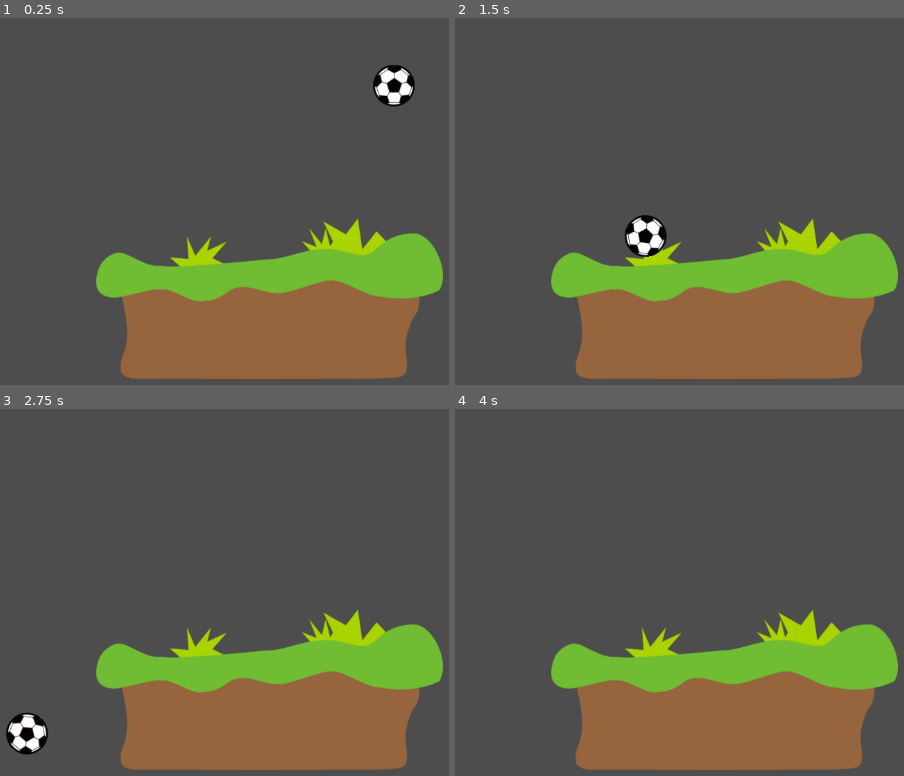
Above: before the commit, frames 1-4 (two rows, left to right).
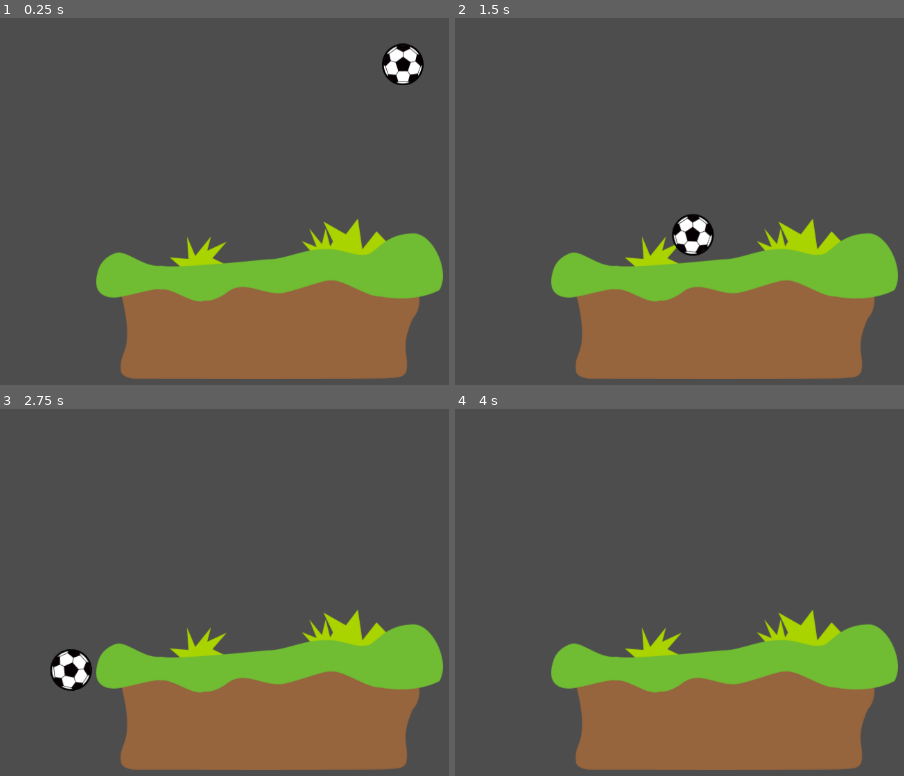
Above: after the commit, the same moments.

Repository: zenvoid-studio/first-contact
Game: Godot game, scene res://scene1.tscn
Two runs of this game, one before a commit and one after it. Both use one fixed random seed, a clock stepped at 60 frames per second and the inputs below.
Inputs:
- Up to frame 1 (0.25 s): no input
- Up to frame 2 (1.5 s): no input
- Up to frame 3 (2.75 s): no input
- Up to frame 4 (4 s): tap Enter at 3.5 s

The runs differ from the first frame. In frame 1, 1.3% of the frame differs, in the area x 83-95%, y 6-25%; in frame 2, 1.6%, in the area x 37-58%, y 53-66%; in frame 3, 1.6%; in frame 4, nothing differs.

Commit message:
Update for Godot v4 alpha 16

Diff:
--- a/game4/project.godot
+++ b/game4/project.godot
@@ -15,8 +15,8 @@
 
 config/name="First Contact"
 run/main_scene="res://scene1.tscn"
+config/features=PackedStringArray("4.0")
 config/icon="res://icon.png"
-config/features=PackedStringArray("4.0")
 
 [rendering]
 
--- a/game4/scene1.tscn
+++ b/game4/scene1.tscn
@@ -1,40 +1,36 @@
-[gd_scene load_steps=5 format=3 uid="uid://c7yx1dwuoyaix"]
+[gd_scene load_steps=5 format=3 uid="uid://omdydgh6sgcp"]
 
-[ext_resource type="Texture2D" uid="uid://8mjwiukt0vhr" path="res://platform.png" id="1"]
-[ext_resource type="Texture2D" uid="uid://cy7pwdrnn3ioi" path="res://ball.png" id="2"]
+[ext_resource type="Texture2D" uid="uid://dcm48sytbl884" path="res://platform.png" id="1"]
+[ext_resource type="Texture2D" uid="uid://cq8xh3y8pr65v" path="res://ball.png" id="2"]
 
 [sub_resource type="PhysicsMaterial" id="1"]
 friction = 0.5
-bounce = 0.7
+bounce = 0.6
 
 [sub_resource type="CircleShape2D" id="2"]
 radius = 31.4767
 
-[node name="Game" type="Node"]
+[node name="Node" type="Node"]
 
-[node name="StaticBody" type="StaticBody2D" parent="."]
+[node name="StaticBody2D" type="StaticBody2D" parent="."]
 position = Vector2(444.807, 461.26)
-__meta__ = {
-"_edit_group_": true
-}
+metadata/_edit_group_ = true
 
-[node name="Sprite" type="Sprite2D" parent="StaticBody"]
-texture = ExtResource( "1" )
+[node name="Sprite" type="Sprite2D" parent="StaticBody2D"]
+texture = ExtResource("1")
 
-[node name="CollisionPolygon" type="CollisionPolygon2D" parent="StaticBody"]
+[node name="CollisionPolygon2D" type="CollisionPolygon2D" parent="StaticBody2D"]
 visible = false
 polygon = PackedVector2Array(-200.362, 107.992, -200.362, -7.5275, -237.365, -16.5525, -235.56, -41.8225, -214.802, -56.2625, -160.652, -32.7975, 90.2425, -60.775, 143.49, -47.2375, 202.152, -80.63, 231.032, -61.6775, 238.253, -25.5775, 204.86, -8.43002, 183.2, 108.895)
 
-[node name="RigidBody" type="RigidDynamicBody2D" parent="."]
-position = Vector2(624.252, 125.422)
-physics_material_override = SubResource( "1" )
-__meta__ = {
-"_edit_group_": true
-}
+[node name="RigidBody2D" type="RigidBody2D" parent="."]
+position = Vector2(637, 95)
+physics_material_override = SubResource("1")
+metadata/_edit_group_ = true
 
-[node name="Sprite" type="Sprite2D" parent="RigidBody"]
-texture = ExtResource( "2" )
+[node name="Sprite" type="Sprite2D" parent="RigidBody2D"]
+texture = ExtResource("2")
 
-[node name="CollisionShape" type="CollisionShape2D" parent="RigidBody"]
+[node name="CollisionShape2D" type="CollisionShape2D" parent="RigidBody2D"]
 visible = false
-shape = SubResource( "2" )
+shape = SubResource("2")
Not shown, changed: game4/ball.png.import
Not shown, changed: game4/icon.png.import
Not shown, changed: game4/platform.png.import
